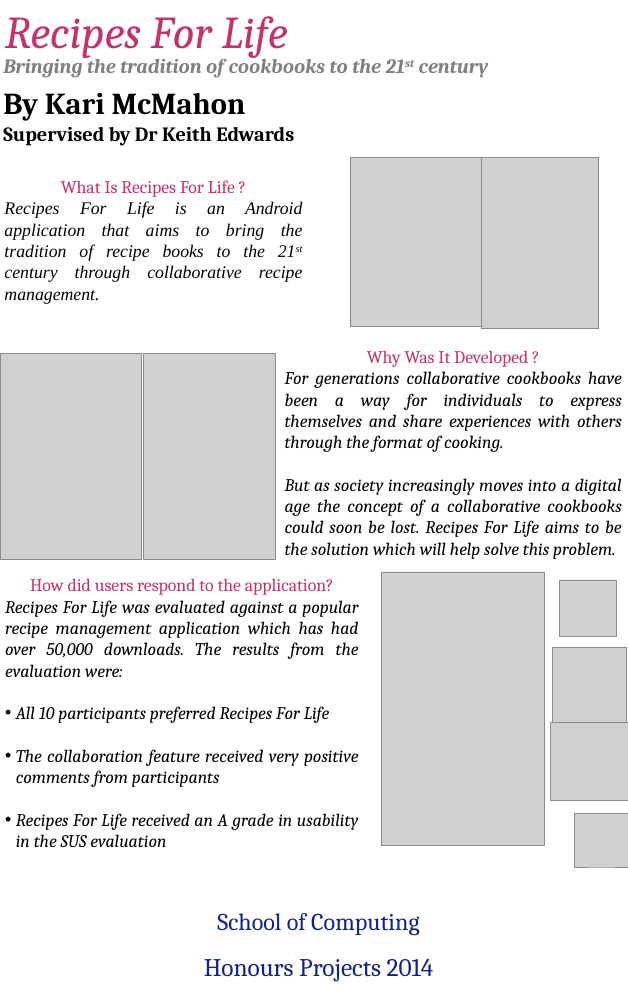
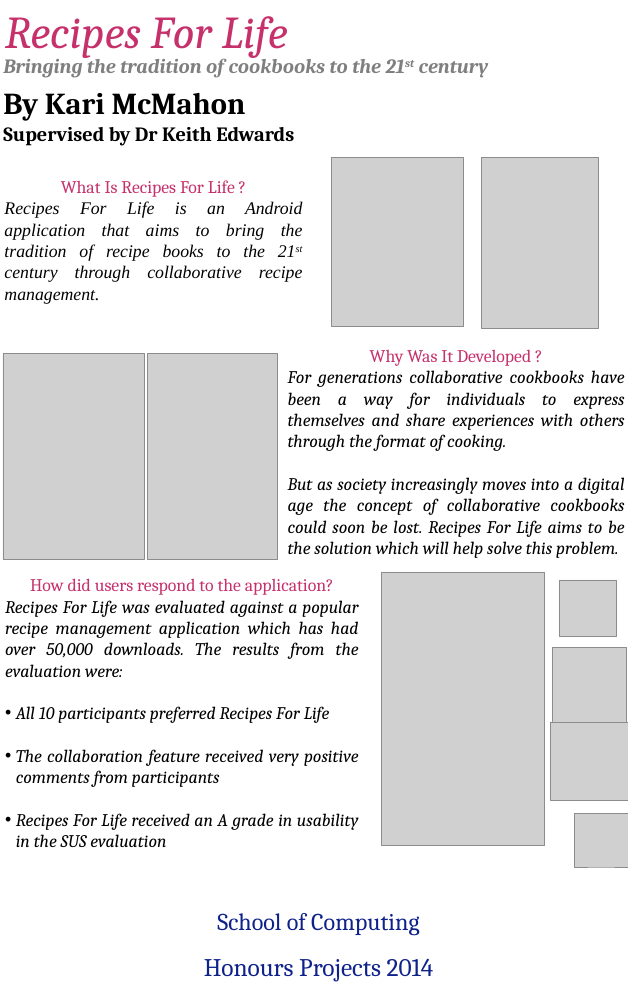
Before and after one commit to karivmcmahon/RecipesForLife, a slide deck: slide 1 of poster/posteridea.ppt. Drawn at 628x1008 pixels with LibreOffice and Linux fonts; fonts in the diff are those of the drawing; grey boxes stand for pictures; background and template pictures are left out. Boxes give left, top, right and bottom in pixels: in the first picture for what was removed or moved away, otherwise in the second. Text is boxed around its words. In the diff, an @@ line names an element or a change of style, - is before the commit and + after.

Commit message:
Poster update

```diff
--- a/poster/posteridea.ppt
+++ b/poster/posteridea.ppt
@@ picture: place and size @@
-picture at (350,157,481,327)
+picture at (332,157,463,327)
@@ picture: place and size @@
-picture at (143,354,275,560)
+picture at (147,354,278,560)
@@ text at (288,477,625,558): text changed @@
-But as society increasingly moves into a digital age the concept of a collaborative cookbooks could soon be lost. Recipes For Life aims to be the solution which will help solve this problem.
+But as society increasingly moves into a digital age the concept of collaborative cookbooks could soon be lost. Recipes For Life aims to be the solution which will help solve this problem.
```
Also in this commit, not shown: 1 other file.
